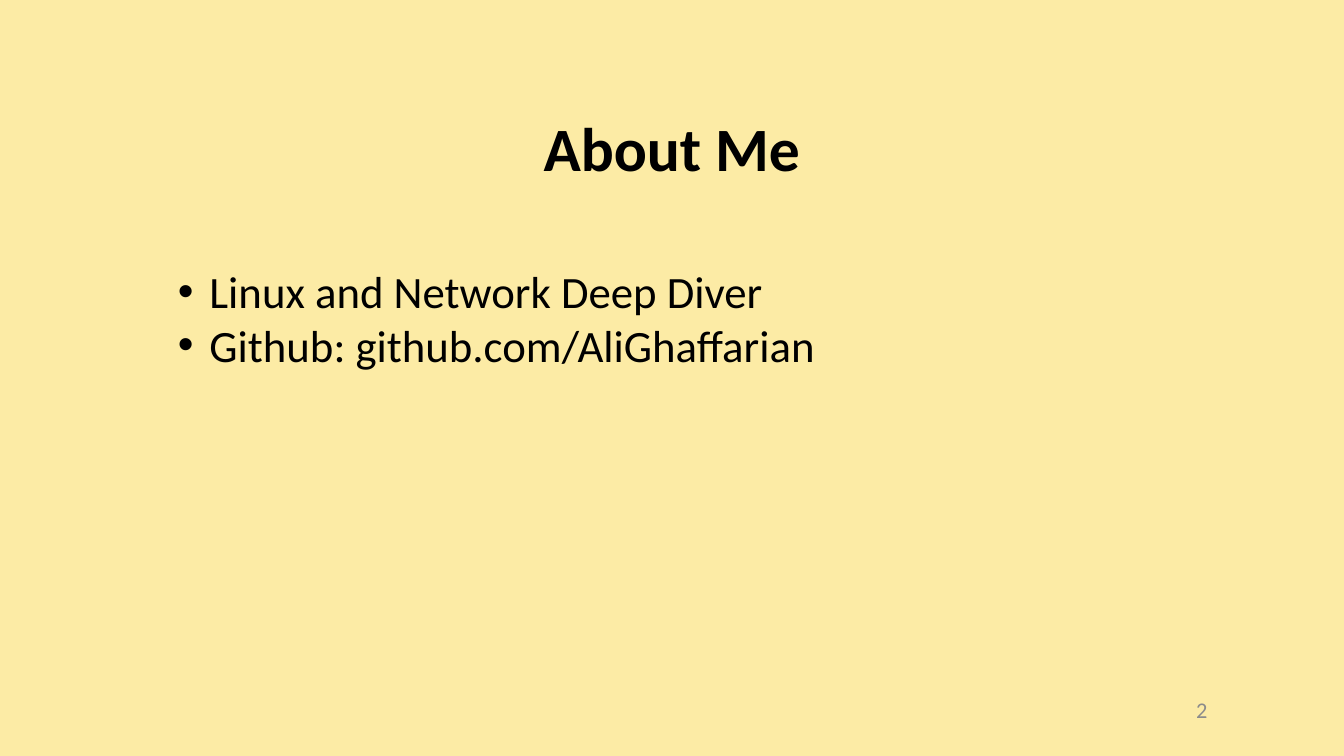
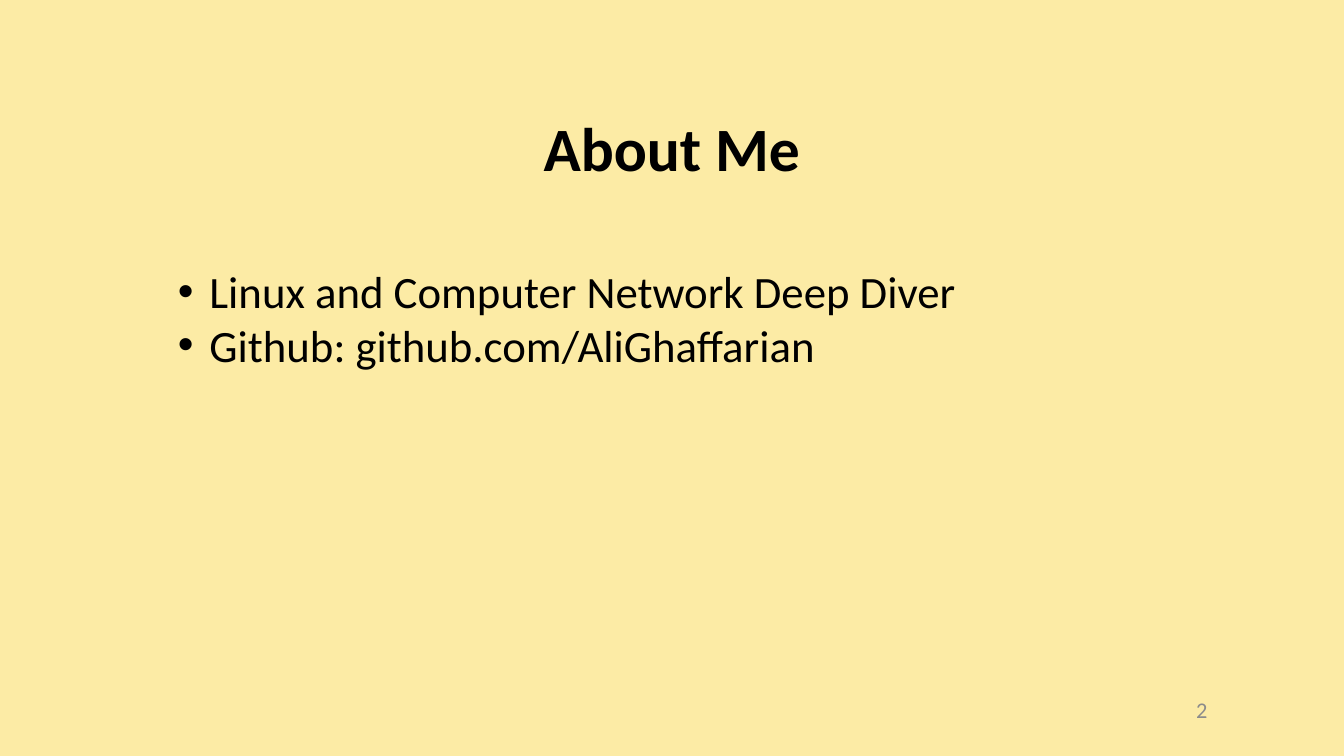
Before and after one commit to AliGhaffarian/university_thingies, a slide deck: slide 2 of research_and_presentation/Transport Layer, TCP and Floods/presentation_slides/Transport Layer, TCP and Floods.pptx. Drawn at 1344x756 pixels with LibreOffice and Linux fonts; fonts in the diff are those of the drawing. Boxes give left, top, right and bottom in pixels: in the first picture for what was removed or moved away, otherwise in the second. Text is boxed around its words. In the diff, an @@ line names an element or a change of style, - is before the commit and + after.

Commit message:
change to slides

```diff
--- a/research_and_presentation/Transport Layer, TCP and Floods/presentation_slides/Transport Layer, TCP and Floods.pptx
+++ b/research_and_presentation/Transport Layer, TCP and Floods/presentation_slides/Transport Layer, TCP and Floods.pptx
@@ text at <box>209,277,956,316</box>: text changed @@
-• Linux and Network Deep Diver
+• Linux and Computer Network Deep Diver
```
Also in this commit, not shown: 1 other slide changed, 1 other file.
